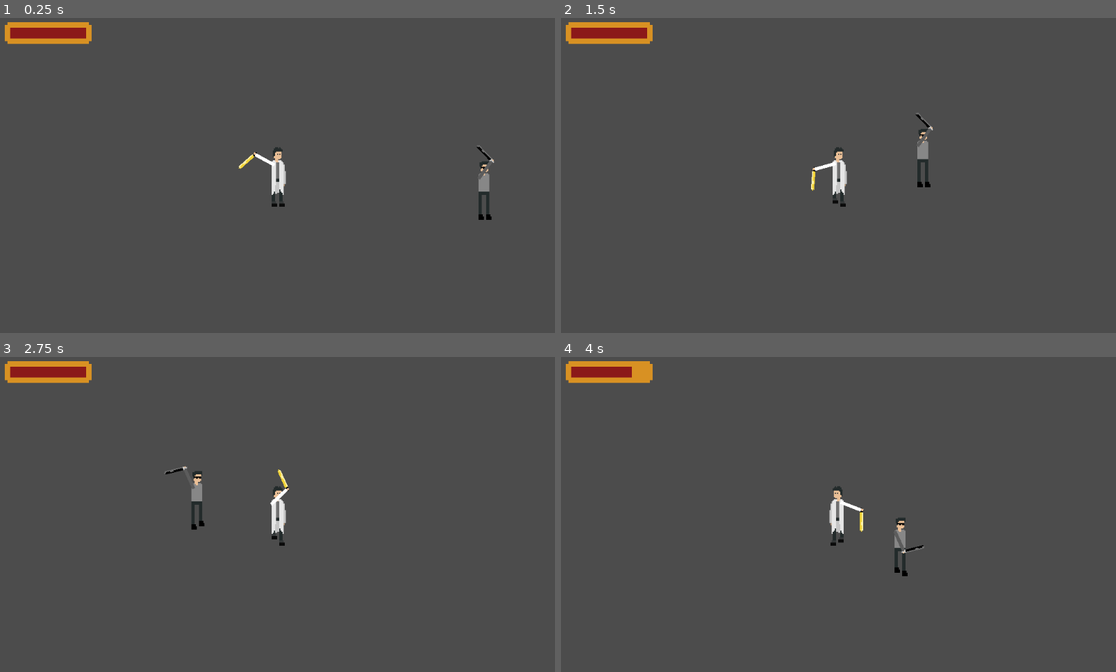
Above: before the commit, frames 1-4 (two rows, left to right).
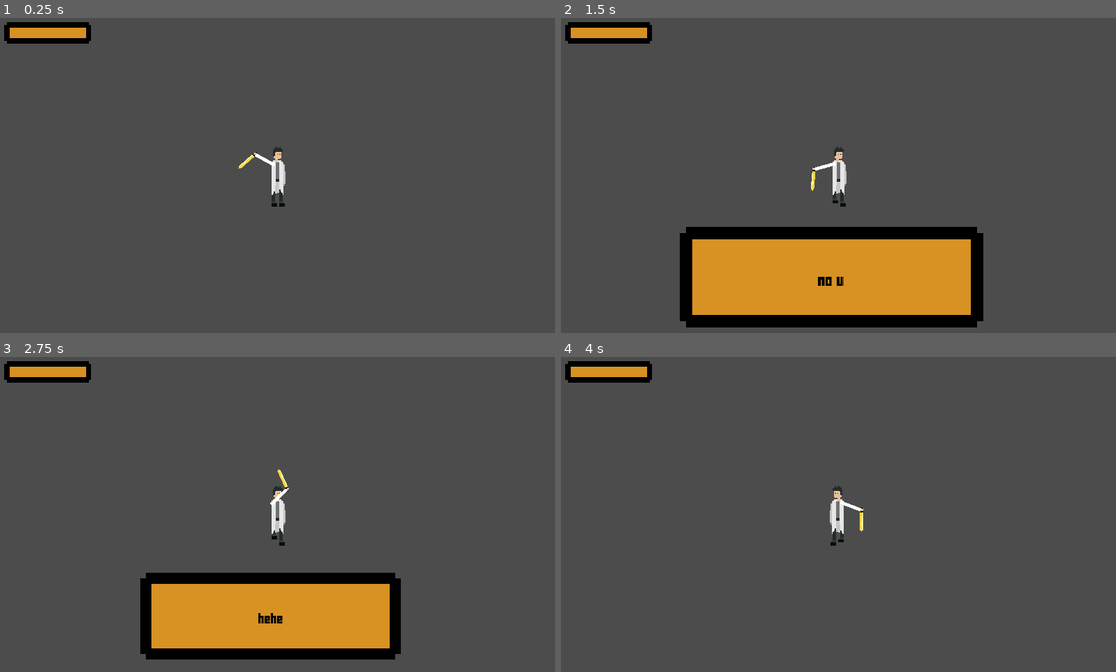
Above: after the commit, the same moments.

Repository: MarinMario/ludum-dare-46
Game: Godot game, scene res://testWorld.tscn
The game is run twice, just before and just after one commit, with the same random seed, the same clock (stepped at 60 frames per second) and the same inputs.
Inputs (mouse positions are in pixels of both pictures, inside the frame that each line leads up to):
- Up to frame 1 (0.25 s): no input
- Up to frame 2 (1.5 s): tap Enter at 0.5 s; move the mouse to (960, 162) at 0.52 s; hold Right (ui_right) 0.53-1.28 s; tap E (action_key, bound only after the commit) at 0.6, 1.35 s; move the mouse to (727, 194) at 1.27 s; hold Down (ui_down) from 1.28 s (still down)
- Up to frame 3 (2.75 s): move the mouse to (333, 445) at 2.02 s; release Down (ui_down) at 2.03 s; hold Right (ui_right) from 2.03 s (still down); tap E (action_key, bound only after the commit) at 2.1 s
- Up to frame 4 (4 s): move the mouse to (810, 580) at 2.77 s; release Right (ui_right) at 2.78 s; hold Up (ui_up) 2.78-3.53 s; tap E (action_key, bound only after the commit) at 2.85, 3.6 s; move the mouse to (1005, 564) at 3.52 s; hold Left (ui_left) from 3.53 s (still down)

The runs differ from the first frame. In frame 1, 1.4% of the frame differs, in the area x 0-90%, y 1-65%; in frame 2, 19%, in the area x 0-77%, y 1-99%; in frame 3, 14%; in frame 4, 1.4%.

Commit message:
feat: dialogue box

Diff:
--- /dev/null
+++ b/game/dialogueBox/dialog_box.gd
@@ -0,0 +1,30 @@
+extends CanvasLayer
+
+export var lines: PoolStringArray
+var current_text := ""
+var line_number := 0
+
+func _ready():
+	$anims.play("spawn")
+
+func _process(delta):
+	if Input.is_action_just_pressed("action_key"):
+		if line_number == lines.size() - 1:
+			$anims.play("despawn")
+		else:
+			line_number += 1
+			$anims.play("pop")
+
+	if Input.is_action_just_pressed("escape"):
+		$anims.play("despawn")
+
+	current_text = lines[line_number]
+	$container/Label.text = current_text
+
+
+func _on_anims_animation_finished(anim_name):
+	if anim_name == "despawn":
+		if get_parent().name == "dialog_spawner_area":
+			get_parent().queue_free()
+
+		self.queue_free()
--- /dev/null
+++ b/game/dialogueBox/dialog_box.tscn
@@ -0,0 +1,88 @@
+[gd_scene load_steps=8 format=2]
+
+[ext_resource path="res://dialogueBox/dialog_box.gd" type="Script" id=1]
+[ext_resource path="res://dialogueBox/dialog_box.png" type="Texture" id=2]
+[ext_resource path="res://mainFont.tres" type="DynamicFontData" id=3]
+
+[sub_resource type="DynamicFont" id=6]
+font_data = ExtResource( 3 )
+
+[sub_resource type="Animation" id=3]
+resource_name = "despawn"
+length = 0.4
+tracks/0/type = "value"
+tracks/0/path = NodePath("container:scale")
+tracks/0/interp = 1
+tracks/0/loop_wrap = true
+tracks/0/imported = false
+tracks/0/enabled = true
+tracks/0/keys = {
+"times": PoolRealArray( 0, 0.2, 0.4 ),
+"transitions": PoolRealArray( 1, 1, 1 ),
+"update": 0,
+"values": [ Vector2( 1, 1 ), Vector2( 1.3, 1.3 ), Vector2( 1e-05, 1e-05 ) ]
+}
+
+[sub_resource type="Animation" id=4]
+length = 0.2
+tracks/0/type = "value"
+tracks/0/path = NodePath("container:scale")
+tracks/0/interp = 1
+tracks/0/loop_wrap = true
+tracks/0/imported = false
+tracks/0/enabled = true
+tracks/0/keys = {
+"times": PoolRealArray( 0, 0.1, 0.2 ),
+"transitions": PoolRealArray( 1, 1, 1 ),
+"update": 0,
+"values": [ Vector2( 1, 1 ), Vector2( 1.2, 1.2 ), Vector2( 1, 1 ) ]
+}
+
+[sub_resource type="Animation" id=5]
+length = 0.4
+tracks/0/type = "value"
+tracks/0/path = NodePath("container:scale")
+tracks/0/interp = 1
+tracks/0/loop_wrap = true
+tracks/0/imported = false
+tracks/0/enabled = true
+tracks/0/keys = {
+"times": PoolRealArray( 0, 0.2, 0.4 ),
+"transitions": PoolRealArray( 1, 1, 1 ),
+"update": 0,
+"values": [ Vector2( 1e-05, 1e-05 ), Vector2( 1.3, 1.3 ), Vector2( 1, 1 ) ]
+}
+
+[node name="dialog_box" type="CanvasLayer"]
+script = ExtResource( 1 )
+lines = PoolStringArray( "\"line1\"", "\"oasfopsdjfoisdj\"", "\"santa claus\"" )
+
+[node name="container" type="Node2D" parent="."]
+position = Vector2( 499.823, 484.01 )
+__meta__ = {
+"_edit_group_": true
+}
+
+[node name="Sprite" type="Sprite" parent="container"]
+scale = Vector2( 2, 2 )
+texture = ExtResource( 2 )
+
+[node name="Label" type="Label" parent="container"]
+margin_left = -300.0
+margin_top = -66.0
+margin_right = 300.0
+margin_bottom = 79.0
+custom_fonts/font = SubResource( 6 )
+custom_colors/font_color = Color( 0, 0, 0, 1 )
+text = "TEXT KJAJASFBJCLSABCJ"
+align = 1
+valign = 1
+__meta__ = {
+"_edit_use_anchors_": false
+}
+
+[node name="anims" type="AnimationPlayer" parent="."]
+anims/despawn = SubResource( 3 )
+anims/pop = SubResource( 4 )
+anims/spawn = SubResource( 5 )
+[connection signal="animation_finished" from="anims" to="." method="_on_anims_animation_finished"]
--- /dev/null
+++ b/game/dialogueBox/dialog_spawner_area.gd
@@ -0,0 +1,11 @@
+extends Area2D
+
+export var lines: PoolStringArray
+onready var dialog_box = global.DIALOG_BOX.instance()
+onready var allow_spawn = true
+
+func _on_dialog_spawner_area_body_entered(body):
+	if body.name == "player" and allow_spawn:
+		dialog_box.lines = lines
+		add_child(dialog_box)
+		allow_spawn = false
--- /dev/null
+++ b/game/dialogueBox/dialog_spawner_area.tscn
@@ -0,0 +1,14 @@
+[gd_scene load_steps=3 format=2]
+
+[ext_resource path="res://dialogueBox/dialog_spawner_area.gd" type="Script" id=1]
+
+[sub_resource type="CircleShape2D" id=1]
+radius = 400.0
+
+[node name="dialog_spawner_area" type="Area2D"]
+script = ExtResource( 1 )
+lines = PoolStringArray( "gay", "no u", "hehe" )
+
+[node name="CollisionShape2D" type="CollisionShape2D" parent="."]
+shape = SubResource( 1 )
+[connection signal="body_entered" from="." to="." method="_on_dialog_spawner_area_body_entered"]
--- a/game/enemies/enemy1/enemy1.tscn
+++ b/game/enemies/enemy1/enemy1.tscn
@@ -88,12 +88,12 @@
 
 [node name="AnimatedSprite" type="AnimatedSprite" parent="body"]
 scale = Vector2( 2, 2 )
-frames = SubResource( 1 )
+frames = SubResource( 2 )
 animation = "move"
 
 [node name="enemyHand" parent="body" instance=ExtResource( 3 )]
 position = Vector2( -7.54707, -25.66 )
-rotation = 5.34071
+rotation = 1.5708
 
 [node name="detectArea" type="Area2D" parent="."]
 
--- /dev/null
+++ b/game/global.gd
@@ -0,0 +1,3 @@
+extends Node2D
+
+var DIALOG_BOX = preload("res://dialogueBox/dialog_box.tscn")
--- /dev/null
+++ b/game/global.tscn
@@ -0,0 +1,6 @@
+[gd_scene load_steps=2 format=2]
+
+[ext_resource path="res://global.gd" type="Script" id=1]
+
+[node name="global" type="Node2D"]
+script = ExtResource( 1 )
--- /dev/null
+++ b/game/mainFont.tres
@@ -0,0 +1,4 @@
+[gd_resource type="DynamicFontData" format=2]
+
+[resource]
+font_path = "res://FFFFORWA.TTF"
--- a/game/player/playerStats.tscn
+++ b/game/player/playerStats.tscn
@@ -4,10 +4,10 @@
 [ext_resource path="res://enemies/enemy1/health_bar.png" type="Texture" id=2]
 
 [sub_resource type="StyleBoxFlat" id=1]
-bg_color = Color( 0.545098, 0.0980392, 0.0980392, 1 )
+bg_color = Color( 0.847059, 0.568627, 0.137255, 1 )
 
 [sub_resource type="StyleBoxFlat" id=2]
-bg_color = Color( 0.847059, 0.568627, 0.137255, 1 )
+bg_color = Color( 0, 0, 0, 1 )
 
 [node name="playerStats" type="CanvasLayer"]
 script = ExtResource( 1 )
--- a/game/project.godot
+++ b/game/project.godot
@@ -18,6 +18,15 @@
 config/name="Ludum Dare 46"
 run/main_scene="res://testWorld.tscn"
 config/icon="res://icon.png"
+
+[autoload]
+
+global="*res://global.tscn"
+
+[display]
+
+window/stretch/mode="2d"
+window/stretch/aspect="keep"
 
 [importer_defaults]
 
@@ -72,6 +81,17 @@
 , Object(InputEventKey,"resource_local_to_scene":false,"resource_name":"","device":0,"alt":false,"shift":false,"control":false,"meta":false,"command":false,"pressed":false,"scancode":83,"unicode":0,"echo":false,"script":null)
  ]
 }
+action_key={
+"deadzone": 0.5,
+"events": [ Object(InputEventKey,"resource_local_to_scene":false,"resource_name":"","device":0,"alt":false,"shift":false,"control":false,"meta":false,"command":false,"pressed":false,"scancode":69,"unicode":0,"echo":false,"script":null)
+, Object(InputEventKey,"resource_local_to_scene":false,"resource_name":"","device":0,"alt":false,"shift":false,"control":false,"meta":false,"command":false,"pressed":false,"scancode":32,"unicode":0,"echo":false,"script":null)
+ ]
+}
+escape={
+"deadzone": 0.5,
+"events": [ Object(InputEventKey,"resource_local_to_scene":false,"resource_name":"","device":0,"alt":false,"shift":false,"control":false,"meta":false,"command":false,"pressed":false,"scancode":16777217,"unicode":0,"echo":false,"script":null)
+ ]
+}
 
 [rendering]
 
--- a/game/testWorld.tscn
+++ b/game/testWorld.tscn
@@ -1,7 +1,8 @@
-[gd_scene load_steps=3 format=2]
+[gd_scene load_steps=4 format=2]
 
 [ext_resource path="res://player/player.tscn" type="PackedScene" id=1]
 [ext_resource path="res://enemies/enemy1/enemy1.tscn" type="PackedScene" id=2]
+[ext_resource path="res://dialogueBox/dialog_spawner_area.tscn" type="PackedScene" id=3]
 
 [node name="testWorld" type="Node2D"]
 
@@ -9,4 +10,7 @@
 position = Vector2( 185.547, 293.597 )
 
 [node name="enemy1" parent="." instance=ExtResource( 2 )]
-position = Vector2( 566.823, 318.09 )
+position = Vector2( 1165.73, 312.79 )
+
+[node name="dialog_spawner_area" parent="." instance=ExtResource( 3 )]
+position = Vector2( 670.46, 270.304 )
Binary file added: game/FFFFORWA.TTF
Not shown, added: game/dialogueBox/desktop.ini
Binary file added: game/dialogueBox/dialog_box.png
Not shown, added: game/dialogueBox/dialog_box.png.import
Not shown: 5 places in game/enemies/enemy1/enemy1.tscn that only renumber resources
Binary file changed: game/enemies/enemy1/health_bar.png
Not shown: 3 places in game/player/player.tscn that only renumber resources
